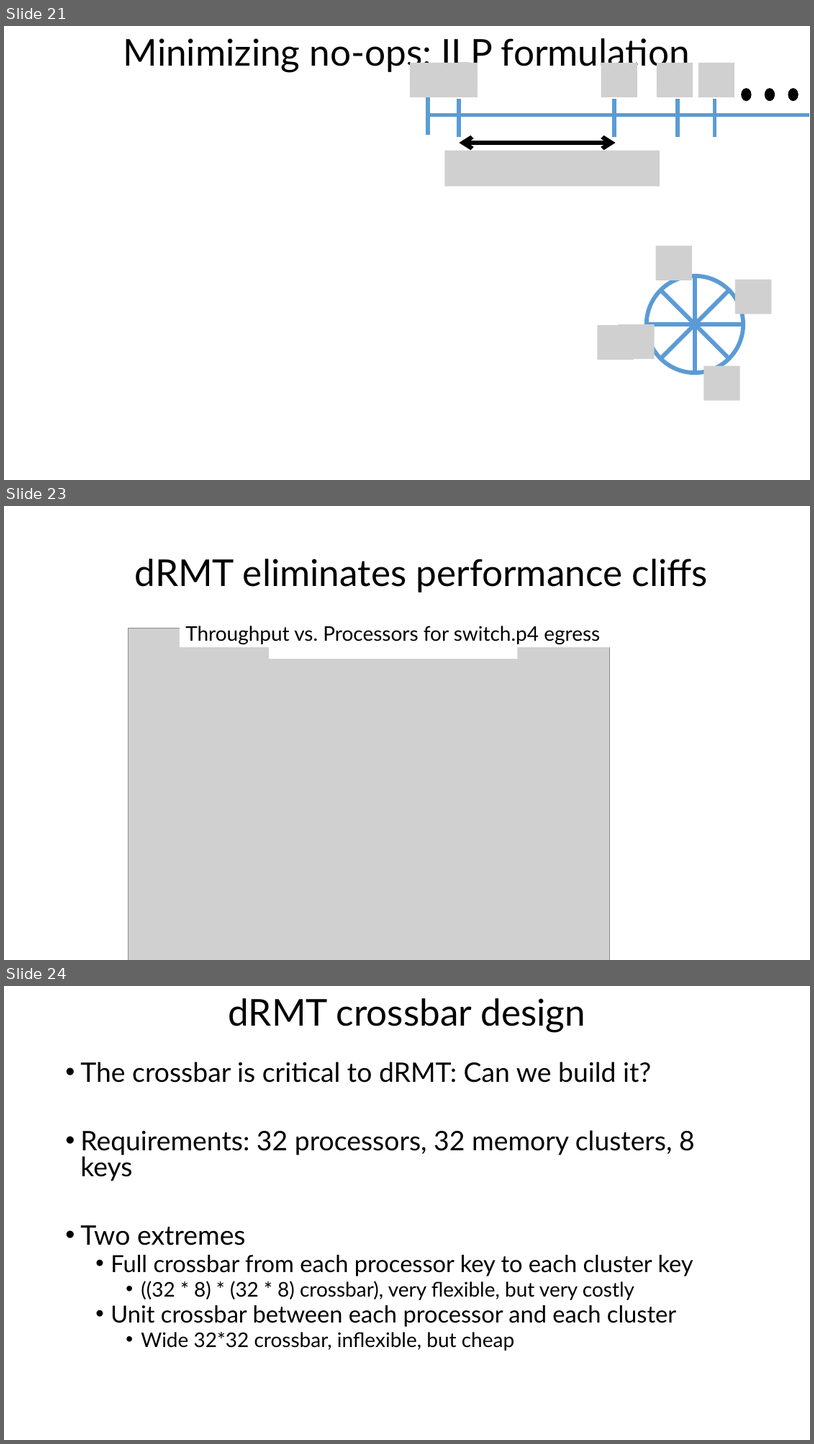
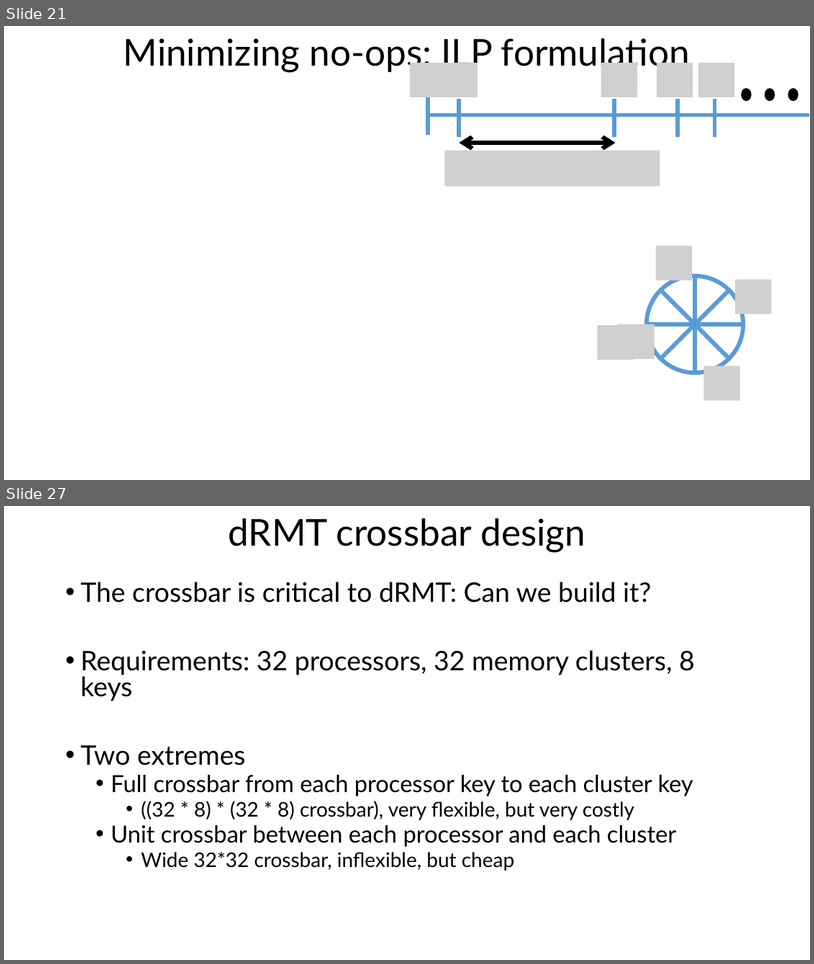
Before and after one commit to anirudhSK/drmt_talk, a slide deck: drmt_sigcomm.pptx. Shown one above the other, each under a label of ours: slides 21, 23 and 24 before the commit, slides 21 and 27 after it; the slides between them are not shown. The pictures are 814x1444 and 814x964 pixels, drawn with LibreOffice and Linux fonts; fonts in the diff are those of the drawing; grey boxes stand for pictures. Boxes give left, top, right and bottom in pixels: in the first picture for what was removed or moved away, otherwise in the second. Text is boxed around its words. In the diff, an @@ line names an element or a change of style, - is before the commit and + after.

Commit message:
Performance cliff chart. Still not a perfect step
https://trumpexcel.com/step-chart-in-excel/

```diff
--- a/drmt_sigcomm.pptx
+++ b/drmt_sigcomm.pptx
@@ slide 23 removed at bbox=[4, 506, 810, 960], background #FFFFFF @@
@@ title removed at bbox=[135, 559, 708, 592] @@
-dRMT eliminates performance cliffs
@@ picture removed at bbox=[129, 628, 610, 960] @@
@@ text removed at bbox=[185, 626, 600, 644] @@
-Throughput vs. Processors for switch.p4 egress
@@ rectangle removed at bbox=[269, 629, 517, 659] @@
@@ what was slide 24 is now slide 27 @@
```
Also in this commit, not shown: 1 slide changed, 4 slides added.
